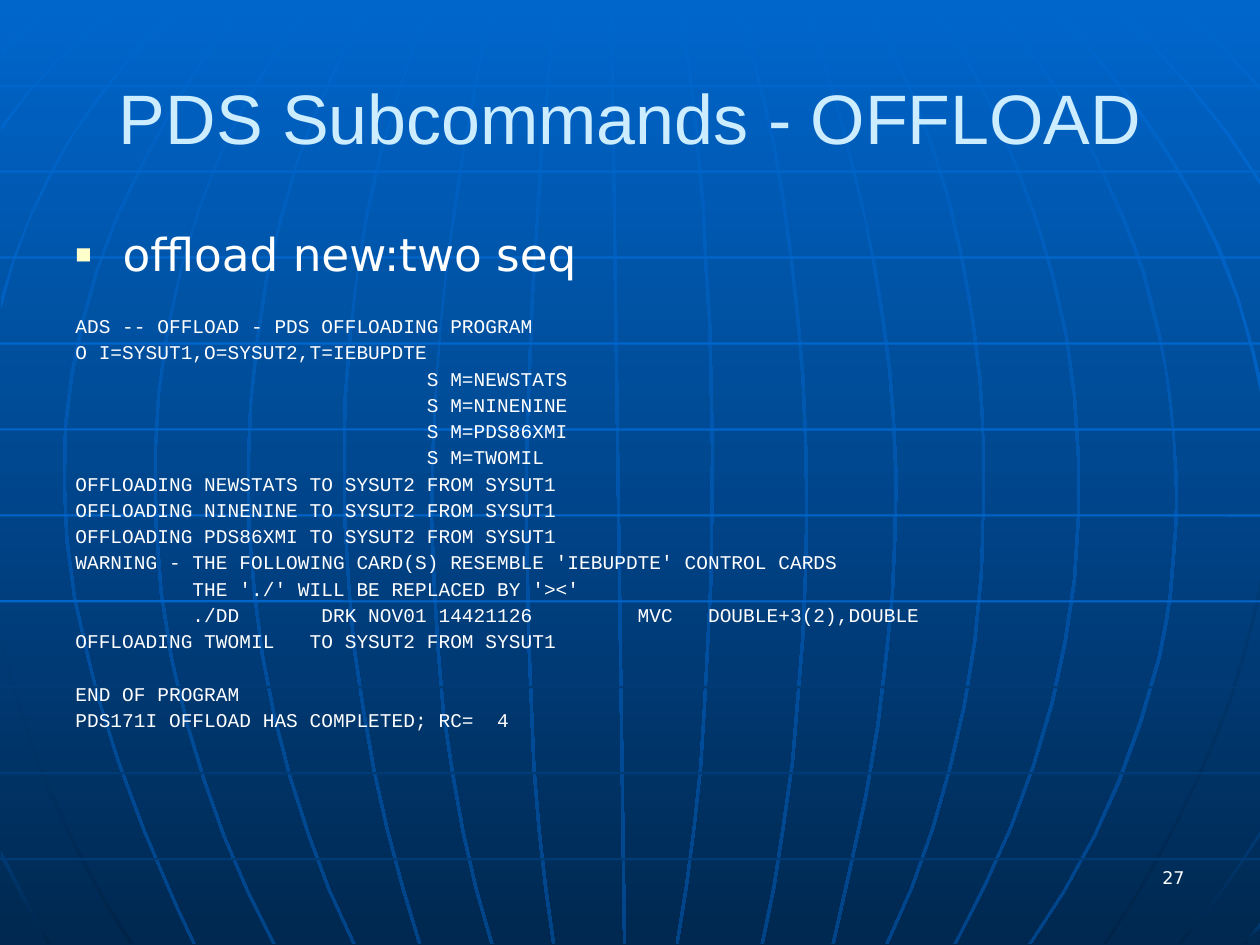
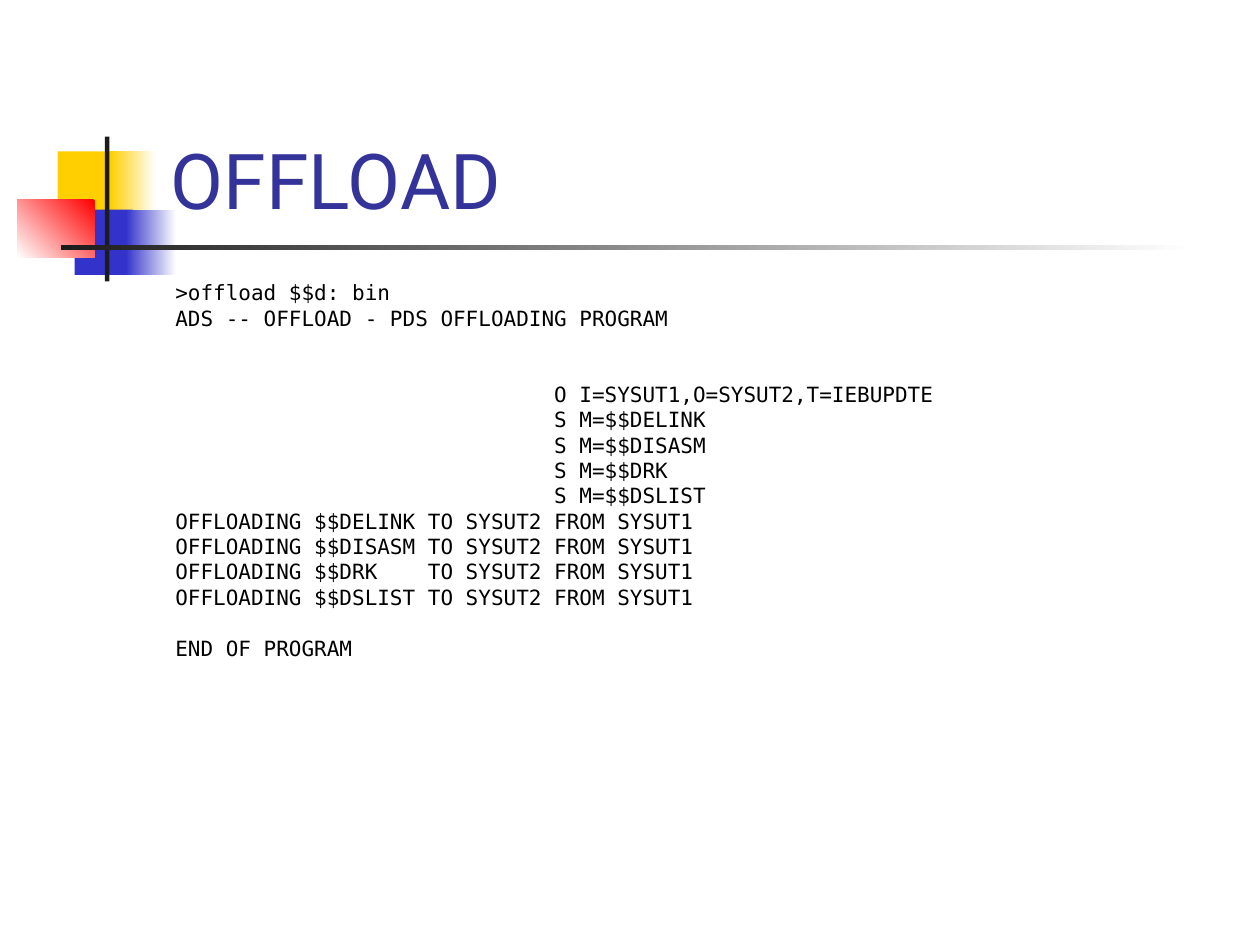
Before and after one commit to lbdyck/CBTTape-File182, a slide deck: slide 27 of PDS Command.ppt. Drawn at 1260x945 pixels with LibreOffice and Linux fonts; fonts in the diff are those of the drawing. Boxes give left, top, right and bottom in pixels: in the first picture for what was removed or moved away, otherwise in the second. Text is boxed around its words. In the diff, an @@ line names an element or a change of style, - is before the commit and + after.

```diff
--- a/PDS Command.ppt
+++ b/PDS Command.ppt
@@ background gradient #0066CC to #002850 to #FFFFFF @@
@@ title "OFFLOAD" at box(171, 153, 501, 210): vertical alignment middle to bottom @@
@@ rectangle added at box(105, 136, 108, 281), fill #1C1C1C @@
@@ rectangle added at box(58, 151, 118, 217), fill #FFCF01 @@
@@ rectangle added at box(111, 151, 156, 217), fill gradient #FFFFFF to #FFCF01 @@
@@ title at box(171, 153, 501, 210): text changed; size 40 to 44 pt; font Arial to Roboto; text colour #CCECFF to #333399 @@
-PDS Subcommands - OFFLOAD
+OFFLOAD
@@ rectangle added at box(18, 199, 94, 257), fill gradient #FF0000 to #FFFFFF @@
@@ rectangle added at box(74, 209, 132, 275), fill #3333CC @@
@@ rectangle added at box(126, 209, 176, 275), fill gradient #FFFFFF to #3333CC @@
@@ rectangle added at box(60, 246, 1194, 249), fill gradient #FFFFFF to #1C1C1C @@
@@ text ">offload $$d: bin": place and size @@
-text ">offload $$d: bin" at box(75, 236, 919, 733)
+text ">offload $$d: bin" at box(175, 284, 933, 657)
@@ text at box(175, 284, 390, 303): text changed; size 25.9 to 12 pt; font DejaVu Sans to DejaVu Sans Mono; text colour #FFFFFF to #000000 @@
-■ offload new:two seq
+>offload $$d: bin
@@ text at box(175, 310, 933, 657): size 11.1 to 12 pt, font Courier New to DejaVu Sans Mono, text colour #FFFFFF to #000000 in "ADS -- OFFLOAD - PDS OFFLOADING PROGRAM", "O I=SYSUT1,O=SYSUT2,T=IEBUPDTE", "END OF PROGRAM"; line spacing 0.9 to 0.8 @@
@@ text at box(175, 411, 705, 608): text changed; size 11.1 to 12 pt; font Courier New to DejaVu Sans Mono; text colour #FFFFFF to #000000 @@
-S M=NEWSTATS
-S M=NINENINE
-S M=PDS86XMI
-S M=TWOMIL
-OFFLOADING NEWSTATS TO SYSUT2 FROM SYSUT1
-OFFLOADING NINENINE TO SYSUT2 FROM SYSUT1
-OFFLOADING PDS86XMI TO SYSUT2 FROM SYSUT1
-WARNING - THE FOLLOWING CARD(S) RESEMBLE 'IEBUPDTE' CONTROL CARDS
-THE './' WILL BE REPLACED BY '><'
-./DD DRK NOV01 14421126 MVC DOUBLE+3(2),DOUBLE
-OFFLOADING TWOMIL TO SYSUT2 FROM SYSUT1
+S M=$$DELINK
+S M=$$DISASM
+S M=$$DRK
+S M=$$DSLIST
+OFFLOADING $$DELINK TO SYSUT2 FROM SYSUT1
+OFFLOADING $$DISASM TO SYSUT2 FROM SYSUT1
+OFFLOADING $$DRK TO SYSUT2 FROM SYSUT1
+OFFLOADING $$DSLIST TO SYSUT2 FROM SYSUT1
@@ text at box(75, 713, 509, 733): paragraph removed @@
-PDS171I OFFLOAD HAS COMPLETED; RC= 4
@@ group removed at box(0, 0, 1260, 945): 24 freeform shapes, 10 lines @@
@@ page number removed at box(1162, 871, 1184, 884) @@
-27
```
Also in this commit, not shown: 2 other slides changed, 91 slides added, 33 slides removed, 3 other files.
